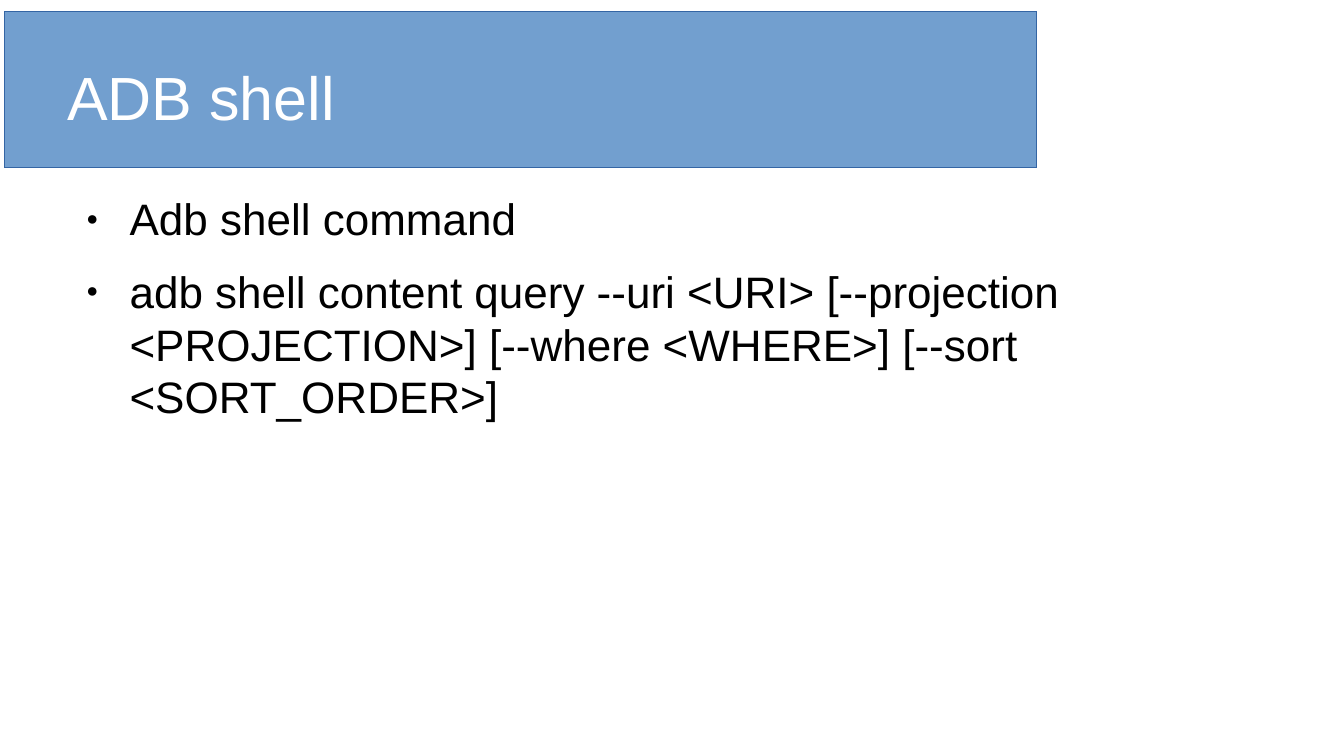
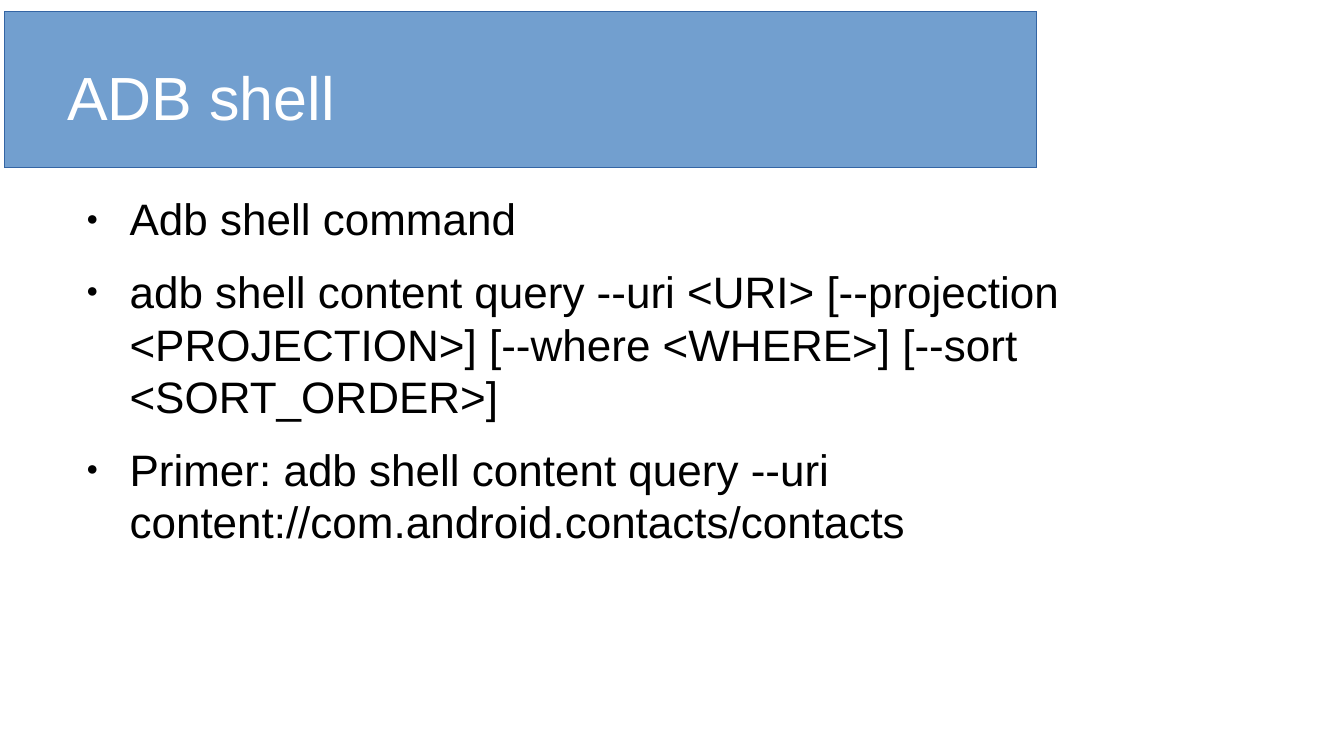
Before and after one commit to Natalija96/AdbTool, a slide deck: slide 9 of Seminarski i prezentacija/dfpreznetacija.ODP (slide 7 before the commit). Drawn at 1344x756 pixels with LibreOffice and Linux fonts; fonts in the diff are those of the drawing. Boxes give left, top, right and bottom in pixels: in the first picture for what was removed or moved away, otherwise in the second. Text is boxed around its words. In the diff, an @@ line names an element or a change of style, - is before the commit and + after.

```diff
--- a/Seminarski i prezentacija/dfpreznetacija.ODP
+++ b/Seminarski i prezentacija/dfpreznetacija.ODP
@@ text at [130,454,905,539]: paragraph added @@
+● Primer: adb shell content query --uri content://com.android.contacts/contacts
```
Also in this commit, not shown: 4 other slides changed, 7 slides added, 1 slide removed, 2 other files.
